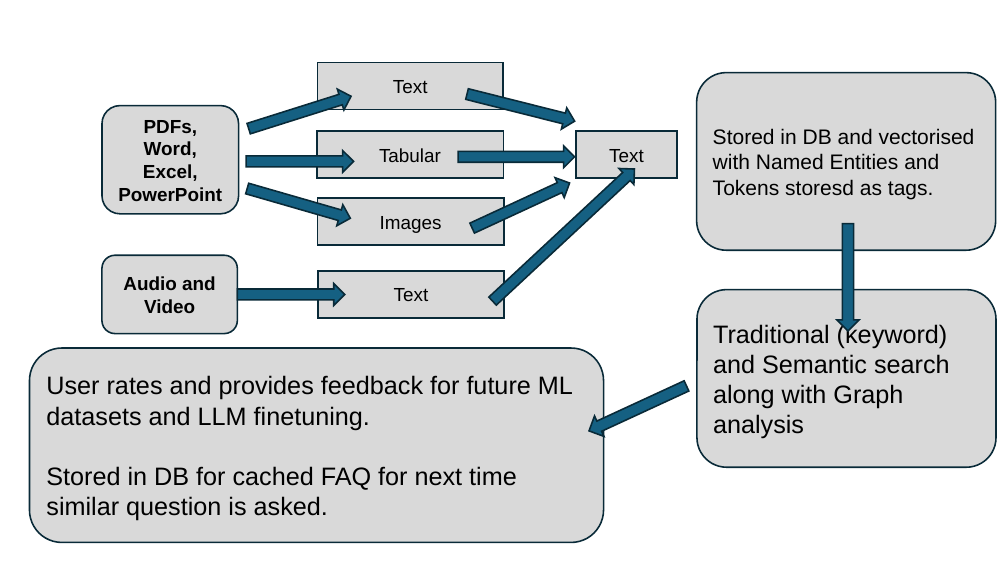
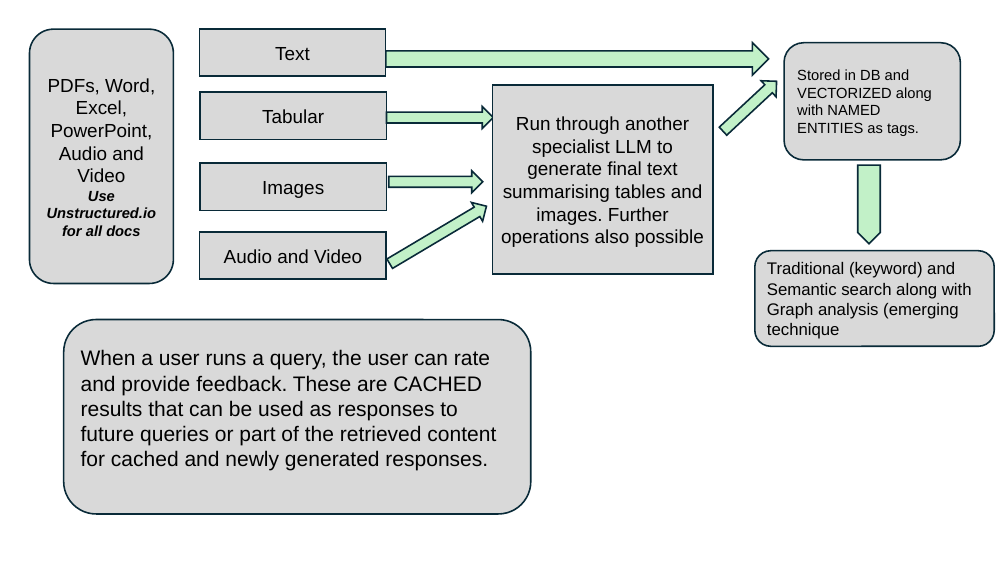
Before and after one commit to Python-Test-Engineer/AI-KB-BOOK, a slide deck: slide 3 of docs/images/rag.pptx. Drawn at 1008x567 pixels with LibreOffice and Linux fonts; fonts in the diff are those of the drawing. Boxes give left, top, right and bottom in pixels: in the first picture for what was removed or moved away, otherwise in the second. Text is boxed around its words. In the diff, an @@ line names an element or a change of style, - is before the commit and + after.

```diff
--- a/docs/images/rag.pptx
+++ b/docs/images/rag.pptx
@@ rounded rectangle "PDFs, Word, Excel, PowerPoint, Audio ...": place and size @@
-rounded rectangle "PDFs, Word, Excel, PowerPoint, Audio ..." at bbox=[102, 106, 239, 214]
+rounded rectangle "PDFs, Word, Excel, PowerPoint, Audio ..." at bbox=[29, 29, 173, 284]
@@ rectangle "Text": place and size @@
-rectangle "Text" at bbox=[318, 63, 504, 110]
+rectangle "Text" at bbox=[200, 29, 386, 76]
@@ right arrow at bbox=[386, 43, 768, 76]: fill #156082 to #C2F1C8; rotation 14 to 0 degrees @@
@@ rounded rectangle "Stored in DB and VECTORIZED ...": place and size @@
-rounded rectangle "Stored in DB and VECTORIZED ..." at bbox=[696, 73, 996, 250]
+rounded rectangle "Stored in DB and VECTORIZED ..." at bbox=[784, 43, 960, 160]
@@ text in rounded rectangle at bbox=[47, 78, 156, 236]: text changed; bold off @@
-PDFs, Word, Excel, PowerPoint
+PDFs, Word, Excel, PowerPoint, Audio and Video
+Use
+Unstructured.io for all docs
@@ right arrow removed at bbox=[246, 86, 355, 139] @@
@@ rectangle "Run through another specialist LLM ...": place and size @@
-rectangle "Run through another specialist LLM ..." at bbox=[576, 131, 678, 178]
+rectangle "Run through another specialist LLM ..." at bbox=[492, 85, 713, 274]
@@ right arrow added at bbox=[715, 73, 784, 139], fill #C2F1C8, outline #092A39 1.5 pt @@
@@ text in rounded rectangle at bbox=[797, 69, 932, 136]: text changed; size 20 to 14 pt @@
-Stored in DB and vectorised with Named Entities and Tokens storesd as tags.
+Stored in DB and VECTORIZED along with NAMED ENTITIES as tags.
@@ rectangle "Tabular": place and size @@
-rectangle "Tabular" at bbox=[317, 131, 504, 178]
+rectangle "Tabular" at bbox=[200, 92, 386, 139]
@@ right arrow: place and size @@
-right arrow at bbox=[247, 150, 354, 172]
+right arrow at bbox=[386, 107, 493, 129]
@@ right arrow at bbox=[386, 107, 493, 129]: fill #156082 to #C2F1C8 @@
@@ text in rectangle at bbox=[501, 116, 704, 247]: text changed @@
-Text
+Run through another specialist LLM to generate final text summarising tables and images. Further operations also possible
@@ rectangle "Images": place and size @@
-rectangle "Images" at bbox=[318, 198, 504, 245]
+rectangle "Images" at bbox=[200, 163, 386, 210]
@@ right arrow removed at bbox=[244, 178, 353, 229] @@
@@ right arrow at bbox=[389, 171, 482, 193]: fill #156082 to #C2F1C8 @@
@@ right arrow: place and size @@
-right arrow at bbox=[458, 146, 575, 168]
+right arrow at bbox=[389, 171, 482, 193]
@@ right arrow removed at bbox=[468, 173, 574, 238] @@
@@ right arrow: place and size @@
-right arrow at bbox=[837, 224, 860, 331]
+right arrow at bbox=[858, 166, 880, 244]
@@ right arrow at bbox=[858, 166, 880, 244]: fill #156082 to #C2F1C8; proportions changed @@
@@ right arrow at bbox=[384, 197, 492, 273]: fill #156082 to #C2F1C8; rotation 317 to 329 degrees @@
@@ rectangle "Audio and Video": place and size @@
-rectangle "Audio and Video" at bbox=[102, 256, 237, 334]
+rectangle "Audio and Video" at bbox=[200, 232, 386, 279]
@@ rectangle "Audio and Video" at bbox=[200, 232, 386, 279]: bold off; rounded rectangle to rectangle @@
@@ rounded rectangle "Traditional (keyword) and Semantic search ...": place and size @@
-rounded rectangle "Traditional (keyword) and Semantic search ..." at bbox=[697, 290, 997, 467]
+rounded rectangle "Traditional (keyword) and Semantic search ..." at bbox=[755, 251, 994, 346]
@@ text in rounded rectangle at bbox=[767, 262, 972, 339]: text changed; size 24 to 16 pt @@
-Traditional (keyword) and Semantic search along with Graph analysis
+Traditional (keyword) and Semantic search along with Graph analysis (emerging technique
@@ right arrow removed at bbox=[237, 284, 345, 306] @@
@@ rectangle removed at bbox=[318, 271, 504, 318] @@
-Text
@@ rounded rectangle "When a user runs a ...": place and size @@
-rounded rectangle "When a user runs a ..." at bbox=[29, 348, 603, 542]
+rounded rectangle "When a user runs a ..." at bbox=[64, 320, 531, 514]
@@ text in rounded rectangle at bbox=[81, 349, 496, 471]: text changed; size 24 to 20 pt @@
-User rates and provides feedback for future ML datasets and LLM finetuning.
-Stored in DB for cached FAQ for next time similar question is asked.
+When a user runs a query, the user can rate and provide feedback. These are CACHED results that can be used as responses to future queries or part of the retrieved content for cached and newly generated responses.
@@ right arrow removed at bbox=[585, 376, 692, 441] @@
```
Also in this commit, not shown: 1 other slide changed, 2 other files.
